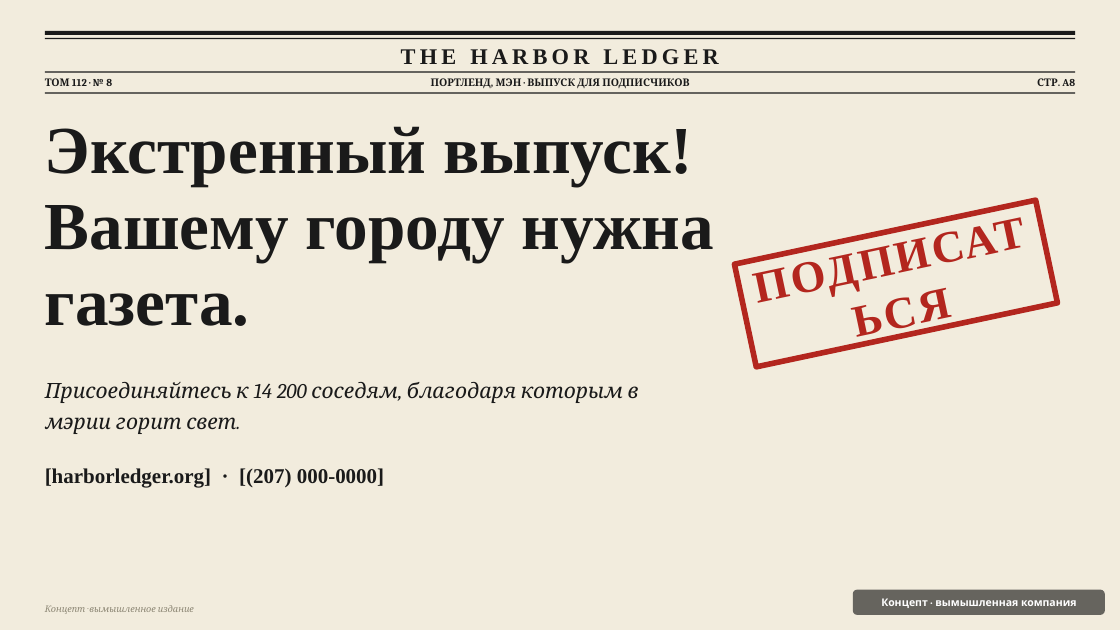
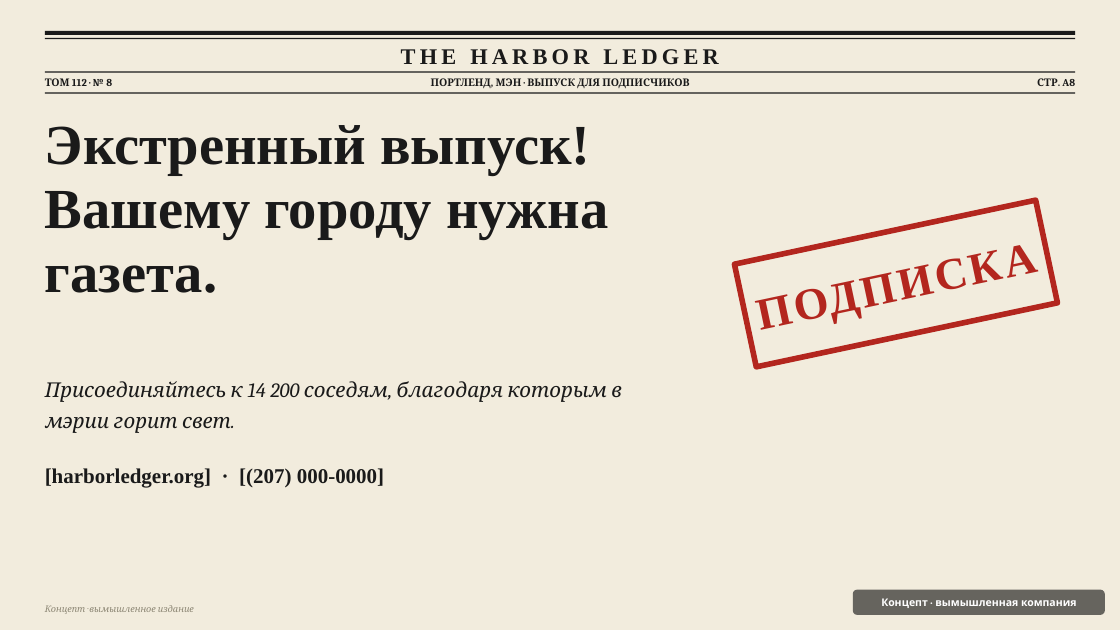
Before and after one commit to nikitakustov123/education-decks, a slide deck: slide 8 of ru/pptx/10-harbor-ledger.pptx. Drawn at 1120x630 pixels with LibreOffice and Linux fonts; fonts in the diff are those of the drawing. Boxes give left, top, right and bottom in pixels: in the first picture for what was removed or moved away, otherwise in the second. Text is boxed around its words. In the diff, an @@ line names an element or a change of style, - is before the commit and + after.

```diff
--- a/ru/pptx/10-harbor-ledger.pptx
+++ b/ru/pptx/10-harbor-ledger.pptx
@@ text "Экстренный выпуск! Вашему городу нужна ..." at (45,125,608,293): size 57.6 to 48.5 pt @@
@@ text in rectangle at (734,200,1058,367): text changed @@
-ПОДПИСАТЬСЯ
+ПОДПИСКА
@@ text "Присоединяйтесь к 14 200 соседям, ..." at (45,381,622,433): size 18 to 17.5 pt @@
```
Also in this commit, not shown: 3 other slides changed, 9 other files.
